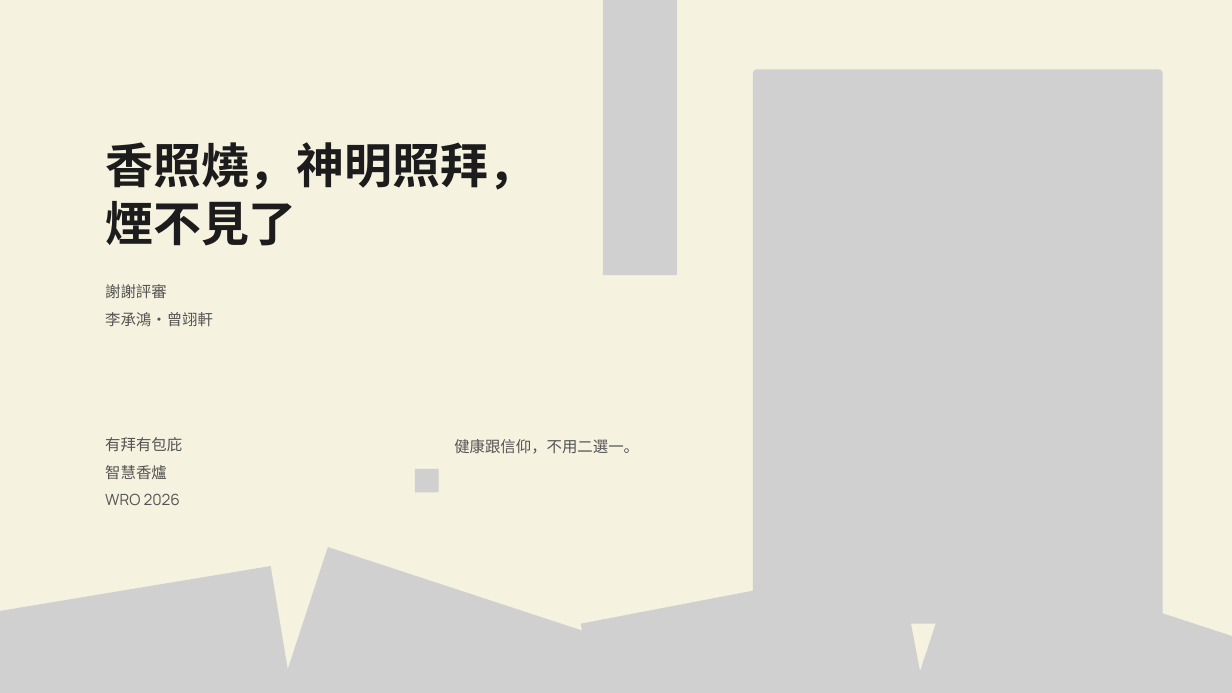
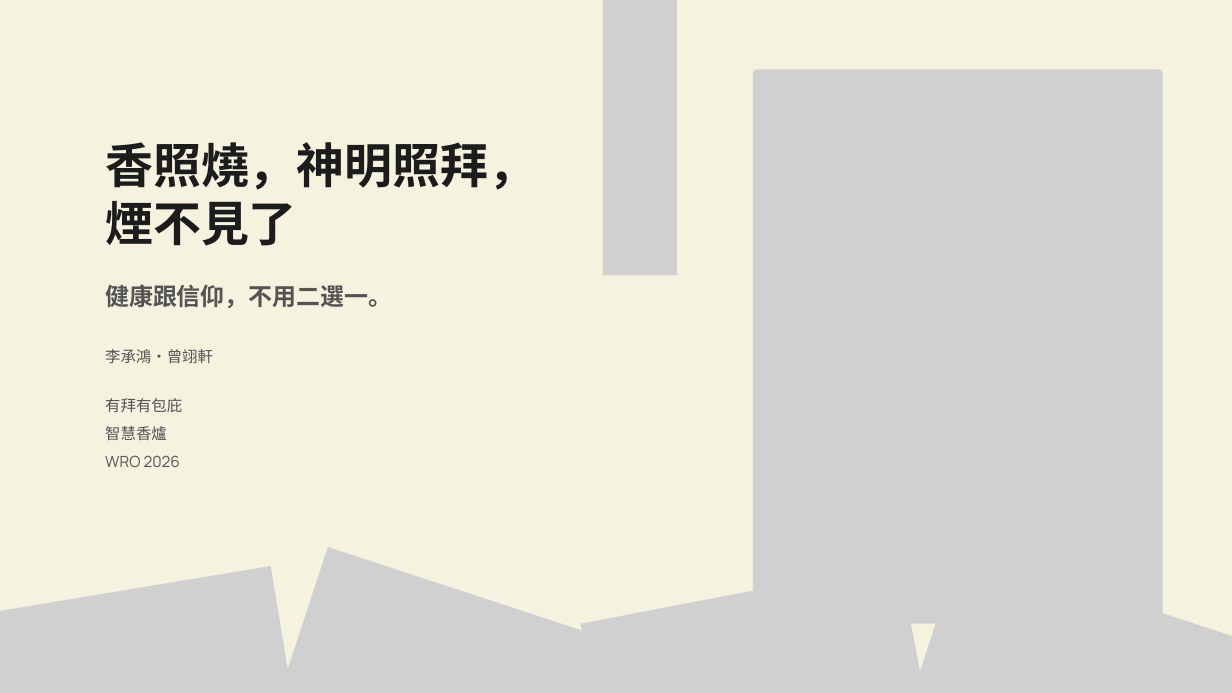
Before and after one commit to feihong9487/WRO2026, a slide deck: slide 10 of 簡報/香爐簡報.pptx. Drawn at 1232x693 pixels with LibreOffice and Linux fonts; fonts in the diff are those of the drawing; grey boxes stand for pictures; background and template pictures are left out. Boxes give left, top, right and bottom in pixels: in the first picture for what was removed or moved away, otherwise in the second. Text is boxed around its words. In the diff, an @@ line names an element or a change of style, - is before the commit and + after.

```diff
--- a/簡報/香爐簡報.pptx
+++ b/簡報/香爐簡報.pptx
@@ text "健康跟信仰，不用二選一。": place and size @@
-text "健康跟信仰，不用二選一。" at <box>454,439,639,454</box>
+text "健康跟信仰，不用二選一。" at <box>105,284,392,308</box>
@@ text "健康跟信仰，不用二選一。" at <box>105,284,392,308</box>: size 18 to 28 pt, bold on; line spacing 45pt to 70pt @@
@@ text at <box>105,284,167,298</box>: paragraph removed @@
-謝謝評審
@@ text "李承鴻・曾翊軒": place and size @@
-text "李承鴻・曾翊軒" at <box>105,284,213,327</box>
+text "李承鴻・曾翊軒" at <box>105,349,213,364</box>
@@ text "有拜有包庇": place and size @@
-text "有拜有包庇" at <box>105,437,182,505</box>
+text "有拜有包庇" at <box>105,398,182,467</box>
@@ picture removed at <box>415,469,439,492</box> @@
```
Also in this commit, not shown: 6 other slides changed, 9 other files.
